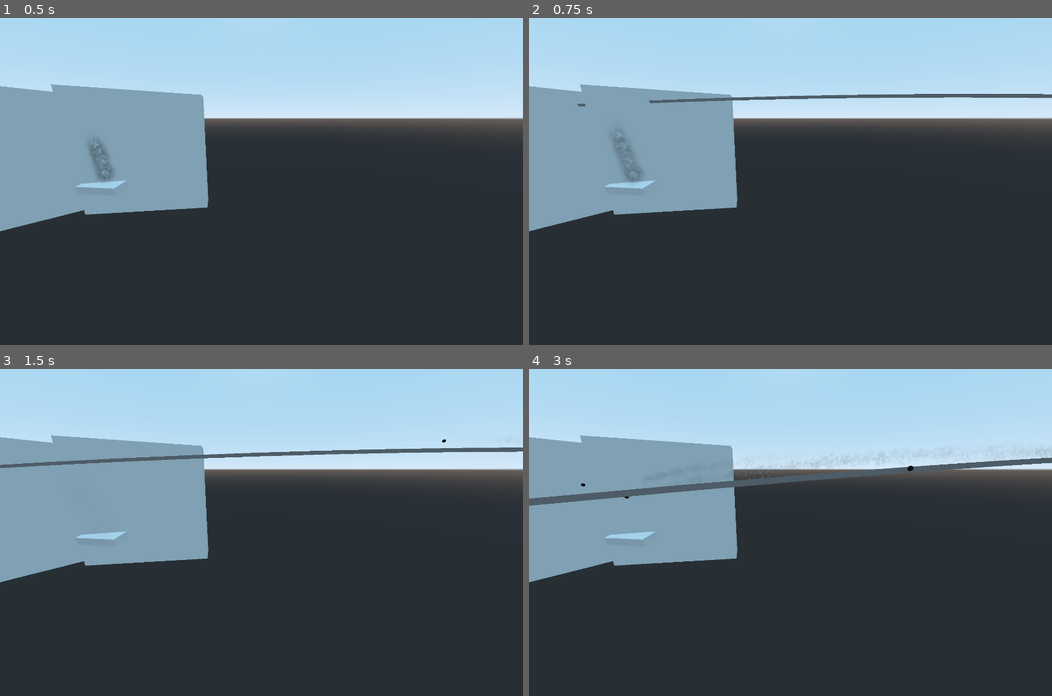
Above: before the commit, frames 1-4 (two rows, left to right).
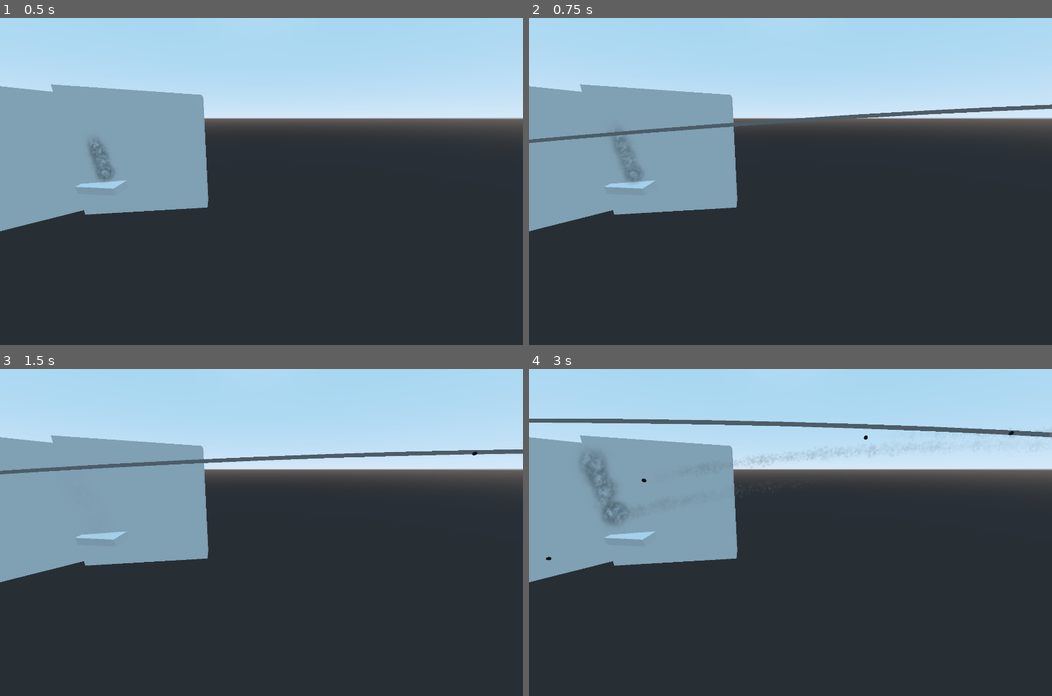
Above: after the commit, the same moments.

Repository: D-Niermann/SailingGame
Game: Godot game, scene res://nodes/CollisionTestScene2.tscn
The game is run twice, just before and just after one commit, with the same random seed, the same clock (stepped at 60 frames per second) and the same inputs. This scene is started directly instead of the project's main scene. The engine's default icon, where the game draws it, is replaced by a stand-in: a white triangle on a blue panel in a dark square.
Inputs (mouse positions are in pixels of both pictures, inside the frame that each line leads up to):
- Up to frame 1 (0.5 s): no input
- Up to frame 2 (0.75 s): tap Enter at 0.5 s; move the mouse to (905, 165) at 0.52 s; hold E (RotateCannonRight) from 0.53 s (still down); hold X (FireCannons) from 0.53 s (still down); click (905, 165) at 0.67 s
- Up to frame 3 (1.5 s): release E (RotateCannonRight) at 1.25 s; release X (FireCannons) at 1.25 s; drag from (156, 548) to (235, 597) at 1.27 s
- Up to frame 4 (3 s): move the mouse to (842, 460) at 2.02 s; hold E (RotateCannonRight) 2.03-2.75 s; hold Space (centerCamera) 2.03-2.75 s; click (842, 460) at 2.17 s; tap X (FireCannons) at 2.3 s; drag from (764, 597) to (633, 483) at 2.77 s

Frame 1 is identical in both runs. In frame 2, 1.9% of the frame differs, in the area x 0-100%, y 23-39%; in frame 3, 2.2%; in frame 4, 4.0%, in the area x 0-100%, y 15-59%.
Error in both runs: Invalid get index 'transform' (on base: 'Nil'). (res://Camera.gd:77)

Commit message:
speed calculation with wind and cannons up down aim

Diff:
--- a/Cannon.gd
+++ b/Cannon.gd
@@ -53,12 +53,18 @@
 		var to = from + camera.project_ray_normal(get_viewport().get_mouse_position()) * 2000
 		position3D = to_local(dropPlane.intersects_ray( from, to ))
 		# print((position3D))
+		## if mouse position in front of cannon (x>0)
 		if position3D.x >= 0:
+			var dist = position3D.x
 			predictTrajectory()
-			if position3D.z<-rotateMargin:
-				rotateLeft(position3D.z)
-			elif position3D.z>rotateMargin:
-				rotateRight(position3D.z)
+			if dist>20: ## TODO: change these controls
+				rotateUp(position3D.x)
+			else:
+				rotateDown(position3D.x)
+			# if position3D.z<0:
+			# 	rotateLeft(position3D.z)
+			# else:
+			# 	rotateRight(position3D.z)
 		else:
 			clearTrajectory()
 
@@ -72,7 +78,7 @@
 	if event.is_action_released("FireCannons"):
 		aimCannons = false
 		clearTrajectory()
-		if position3D.x >= 0:
+		if position3D!= null and position3D.x >= 0:
 			fireBall()
 
 	if event.is_action_released("RotateCannonLeft"):
@@ -89,8 +95,10 @@
 	var point = Vector3(0,0,0)
 	for i in range(lineSize):
 		line.points[i] = point
-		point += Vector3(1,0,0)*force*1
-		point += Vector3(0,-1,0)*0.02*i
+		if point.y>-3: ## TODO: put in the water height on the current point here isntead of -3
+			point += Vector3(1,0,0)*force*1
+			point += Vector3(0,-1,0)*0.02*i
+
 func clearTrajectory():
 	var point = Vector3(0,0,0)
 	for i in range(lineSize):
@@ -121,6 +129,19 @@
 	if abs(getAngleDist_deg(transform.basis.get_euler().y*180/PI,org_rotation))>maxRotateAngle:
 		rotate(up,rotateSpeed*multiplicator)
 
+func rotateUp(multiplicator=1):
+	# check if current rotation angle doesnt exeed the max angle
+	multiplicator = clamp(abs(multiplicator),0,1)
+	rotate(global_transform.basis.z.normalized(),rotateSpeed*0.1*multiplicator)
+	if abs(getAngleDist_deg(transform.basis.get_euler().z*180/PI,org_rotation))>maxRotateAngle:
+		rotate(global_transform.basis.z.normalized(),rotateSpeed*0.1*multiplicator)
+func rotateDown(multiplicator=1):
+	# check if current rotation angle doesnt exeed the max angle
+	multiplicator = clamp(abs(multiplicator),0,1)
+	rotate(global_transform.basis.z.normalized(),-rotateSpeed*0.1*multiplicator)
+	if abs(getAngleDist_deg(transform.basis.get_euler().z*180/PI,org_rotation))>maxRotateAngle:
+		rotate(global_transform.basis.z.normalized(),-rotateSpeed*0.1*multiplicator)
+
 func getAngleDist_deg(from, to):
 	var max_angle = 360
 	var difference = fmod(to - from, max_angle)
--- a/Cannon.tscn
+++ b/Cannon.tscn
@@ -9,6 +9,10 @@
 [sub_resource type="SpatialMaterial" id=1]
 render_priority = 1
 flags_transparent = true
+flags_unshaded = true
+flags_vertex_lighting = true
+flags_no_depth_test = true
+flags_do_not_receive_shadows = true
 vertex_color_use_as_albedo = true
 params_billboard_mode = 3
 particles_anim_h_frames = 1
@@ -16,7 +20,6 @@
 particles_anim_loop = false
 albedo_color = Color( 1, 1, 1, 0.392157 )
 albedo_texture = ExtResource( 2 )
-metallic_specular = 0.45
 
 [sub_resource type="Gradient" id=2]
 offsets = PoolRealArray( 0, 0.0404313, 0.765499, 1 )
@@ -26,23 +29,24 @@
 gradient = SubResource( 2 )
 
 [sub_resource type="Curve" id=4]
-max_value = 50.0
-_data = [ Vector2( 0, 43.4091 ), 0.0, 0.0, 0, 0, Vector2( 0.134518, 0 ), 0.0, 0.0, 0, 0 ]
+min_value = 1.0
+max_value = 150.0
+_data = [ Vector2( 0, 148.636 ), 0.0, 0.0, 0, 0, Vector2( 0.238579, 1 ), 0.0, 0.0, 0, 0 ]
 
 [sub_resource type="CurveTexture" id=5]
 curve = SubResource( 4 )
 
 [sub_resource type="Curve" id=6]
-_data = [ Vector2( 0, 0.122727 ), 0.0, 11.8037, 0, 0, Vector2( 0.200508, 0.952273 ), 0.0723592, 0.0, 0, 0 ]
+_data = [ Vector2( 0, 0.122727 ), 0.0, 4.5519, 0, 0, Vector2( 0.845178, 1 ), 0.0723592, 0.0, 0, 0 ]
 
-[sub_resource type="CurveTexture" id=12]
+[sub_resource type="CurveTexture" id=7]
 curve = SubResource( 6 )
 
 [sub_resource type="ParticlesMaterial" id=8]
 lifetime_randomness = 0.22
 spread = 2.0
 gravity = Vector3( 0, 1, -0.5 )
-initial_velocity = 20.0
+initial_velocity = 40.0
 initial_velocity_random = 0.52
 damping_random = 0.31
 damping_curve = SubResource( 5 )
@@ -103,10 +107,10 @@
 material_override = SubResource( 1 )
 cast_shadow = 0
 emitting = false
-amount = 30
+amount = 15
 lifetime = 10.0
 one_shot = true
-explosiveness = 0.97
+explosiveness = 0.99
 randomness = 0.5
 visibility_aabb = AABB( -181.604, -196.936, -272.78, 362.306, 395.6, 547.224 )
 local_coords = false
--- a/Cloud.gd
+++ b/Cloud.gd
@@ -20,5 +20,5 @@
 # Called every frame. 'delta' is the elapsed time since the previous frame.
 func _process(delta):
 	time += delta
-	global_rotate(Vector3(0,1,0),0.0002*rand)
+	global_rotate(Vector3(0,1,0),0.0001*rand)
 	opacity = start_opacity #-clamp(sin(time*0.005),0,1)
--- a/ShipManager.gd
+++ b/ShipManager.gd
@@ -14,20 +14,26 @@
 var hLeft
 var hRight
 var speed = 0
+var sails = 0.01 # 0.01 = no sails , 1 = full sails - modifies the ships speed, should never be 0, at least should be something like 0.01 (ship always has some drag)
+var wind_dir : Vector2 = Vector2(0,1)  ## TODO: change this constant to the actual wind direction from a wind manager (ocean manager)
+var angle_to_wind = 0 # agnle to the wind direction interval [0, 180,-180?]
+var speed_mod = 0.2 # speed modifier, more = more max speed
 var maxSpeed = 0.2
 var turnSpeed = 0
-var maxTurnSpeed = 0.002
+var reverse_speed_factor = 0.02 # factor on how much sailing against the wind will reverse the speed direction (0 for still stand, 0.05 for pretty heavy reverse)
+var maxTurnSpeed = 0.004
 var def_transform
 var height
 var ship
+var forward : Vector3
 export var height_offset = 3
-var wheel : TextureRect
+var wheelTexture : TextureRect
 
 # Called when the node enters the scene tree for the first time.
 func _ready():
 	humans = get_tree().get_nodes_in_group("Ship/Human")
-	wheel = get_tree().get_nodes_in_group("GUI")[0].get_node("Wheel")
-	print("W",wheel)
+	wheelTexture = get_tree().get_nodes_in_group("GUI")[0].get_node("Wheel")
+	print("W",wheelTexture)
 	hFront = $HFront
 	hBack = $HBack
 	hLeft = $HLeft
@@ -48,13 +54,19 @@
 	height = (hFront.transform.origin.y + hBack.transform.origin.y
 	+ hLeft.transform.origin.y + hRight.transform.origin.y)/4.0
 	# rotate(Vector3(0,0,1)
+	print(pitch)
 	ship.transform = def_transform.rotated(Vector3(0,0,1),pitch).rotated(Vector3(1,0,0),yaw)
 	# ship.rotate(Vector3(0,0,1),pitch)
 	ship.transform.origin.y = height+height_offset
 
 	## move and rotate
-	self.transform.origin += self.transform.basis.x*speed
+	forward = global_transform.basis.x.normalized()
+	self.transform.origin += forward*speed
 	rotate(Vector3(0,1,0),turnSpeed)
+	angle_to_wind = wind_dir.angle_to(Vector2(forward.x,forward.z))
+	calcSpeed()
+
+
 
 func _input(event):
 	if Input.is_action_pressed("turnLeft"):
@@ -62,12 +74,23 @@
 	if Input.is_action_pressed("turnRight"):
 		turnSpeed -= 0.0001
 	if Input.is_action_pressed("sailsUp"):
-		speed += 0.001
+		sails += 0.01
 	if Input.is_action_pressed("sailsDown"):
-		speed -= 0.001
+		sails -= 0.01
 	turnSpeed = clamp(turnSpeed,-maxTurnSpeed,maxTurnSpeed)
-	wheel.set_rotation(-turnSpeed * 1000)
-	speed = clamp(speed,-maxSpeed,maxSpeed)
+	sails = clamp(sails,-0.01, 1)
+	print(sails)
+	wheelTexture.set_rotation(-turnSpeed * 1000)
+
+func calcSpeed():
+	var deg = abs(rad2deg(angle_to_wind))/180
+	self.speed =  sails*speed_mod*(pow(deg,2) - 0.8*pow(deg,3))-(reverse_speed_factor*speed_mod*sails)
+
+
+func angle_deg_diff(angle1, angle2):
+	var diff = angle2 - angle1
+	return diff if abs(diff) < 180 else diff + (360 * -sign(diff))
+
 
 # func _physics_process(delta):
 	# var space_state = get_world().direct_space_state
--- a/main.tscn
+++ b/main.tscn
@@ -19,7 +19,6 @@
 [ext_resource path="res://Sprites/tree.png" type="Texture" id=17]
 [ext_resource path="res://Sprites/cloudShadow3.png" type="Texture" id=18]
 [ext_resource path="res://Cloud.gd" type="Script" id=19]
-[ext_resource path="res://addons/LineRenderer/LineRenderer.tscn" type="PackedScene" id=20]
 
 [sub_resource type="ShaderMaterial" id=1]
 shader = ExtResource( 14 )
@@ -76,12 +75,6 @@
 
 [node name="main" type="Spatial"]
 
-[node name="LineRenderer" parent="." instance=ExtResource( 20 )]
-points = [ Vector3( 0, 0, 0 ), Vector3( 0, 4, 0 ), Vector3( 3, 1, 3 ) ]
-drawCaps = false
-drawCorners = false
-scaleTexture = false
-
 [node name="ocean" parent="." instance=ExtResource( 1 )]
 
 [node name="ui" parent="." groups=[
@@ -96,9 +89,9 @@
 height_offset = 2
 
 [node name="OtherShip" parent="." instance=ExtResource( 13 )]
-transform = Transform( -0.154194, 0, -0.988041, 0, 1, 0, 0.988041, 0, -0.154194, 34.1519, 6.26637, 2.06279 )
-pitch_factor = 0.1
-yaw_factor = 0.1
+transform = Transform( 0.197828, 0, -0.980237, 0, 1, 0, 0.980237, 0, 0.197828, 18.1711, 4.39559, -28.071 )
+yaw_factor = 0.2
+height_offset = 2
 
 [node name="Camera" type="Camera" parent="." groups=[
 "Camera",
@@ -269,7 +262,7 @@
 stringToHuman2 = "../NavMeshCont/Navigation/Human"
 pathToC1 = "../PlayerShipContainer/Ship"
 pathToC2 = "../NavMeshCont"
-a = 1.93434e+06
+a = 2.0392e+06
 
 [node name="Terrain" type="MeshInstance" parent="."]
 transform = Transform( 598.053, 1.20345, 0, -1.93904, 2.1846, 0, 0, 0, 395.96, 29.7657, -12.3204, 1.57804 )
@@ -289,9 +282,9 @@
 mesh = SubResource( 9 )
 material/0 = ExtResource( 5 )
 
-[node name="Node" type="Node" parent="."]
-
-[node name="Sprite3D14" type="Sprite3D" parent="Node"]
+[node name="Clouds" type="Node" parent="."]
+
+[node name="C2" type="Sprite3D" parent="Clouds"]
 transform = Transform( 2.76716, -5.58086, -2.41018e-07, 2.10221e-07, 2.71151e-08, 1.11823, -5.58086, -2.76716, -3.4402e-07, 31.3976, 154.51, -54.2618 )
 cast_shadow = 3
 modulate = Color( 0.52549, 0.541176, 1, 0.227451 )
@@ -302,7 +295,7 @@
 texture = ExtResource( 18 )
 script = ExtResource( 19 )
 
-[node name="Sprite3D13" type="Sprite3D" parent="Node"]
+[node name="C4" type="Sprite3D" parent="Clouds"]
 transform = Transform( 6.13716, -9.78076, -2.29309e-07, 3.3461e-07, -2.93374e-07, 1.11823, -9.78076, -6.13716, -3.7113e-07, 38.8294, 154.662, 28.5288 )
 cast_shadow = 3
 modulate = Color( 0.52549, 0.541176, 1, 0.145098 )
@@ -312,7 +305,7 @@
 texture = ExtResource( 18 )
 script = ExtResource( 19 )
 
-[node name="Sprite3D12" type="Sprite3D" parent="Node"]
+[node name="C3" type="Sprite3D" parent="Clouds"]
 transform = Transform( -0.954468, -6.15357, -8.73484e-08, -1.66552e-07, -1.97607e-07, 1.11823, -6.15357, 0.954468, 1.712e-07, -123.518, 154.744, -163.478 )
 cast_shadow = 3
 modulate = Color( 0.52549, 0.541176, 1, 0.160784 )
@@ -322,7 +315,7 @@
 texture = ExtResource( 18 )
 script = ExtResource( 19 )
 
-[node name="Cloud" type="Sprite3D" parent="Node"]
+[node name="Cloud" type="Sprite3D" parent="Clouds"]
 transform = Transform( -4.42257, 4.37693, 3.44255e-08, 0, -2.71836e-07, 1.119, 4.37693, 4.42257, 3.47845e-08, 89.2925, 154.506, 60.6187 )
 cast_shadow = 3
 modulate = Color( 0.52549, 0.541176, 1, 0.219608 )
--- a/test2.tscn
+++ b/test2.tscn
@@ -78,6 +78,7 @@
 }
 
 [node name="TabContainer" type="TabContainer" parent="Interface/Shopping"]
+modulate = Color( 0.898039, 0.568627, 0.25098, 1 )
 anchor_right = 1.0
 anchor_bottom = 0.9
 drag_to_rearrange_enabled = true
Not shown: 5 places in Cannon.tscn that only renumber resources
Not shown: 1 places in main.tscn that only renumber resources
Not shown, changed: logs/godot.log
Not shown, removed: logs/godot_2021-03-22_20-10-32.log
Not shown, added: logs/godot_2021-04-01_14-06-40.log
